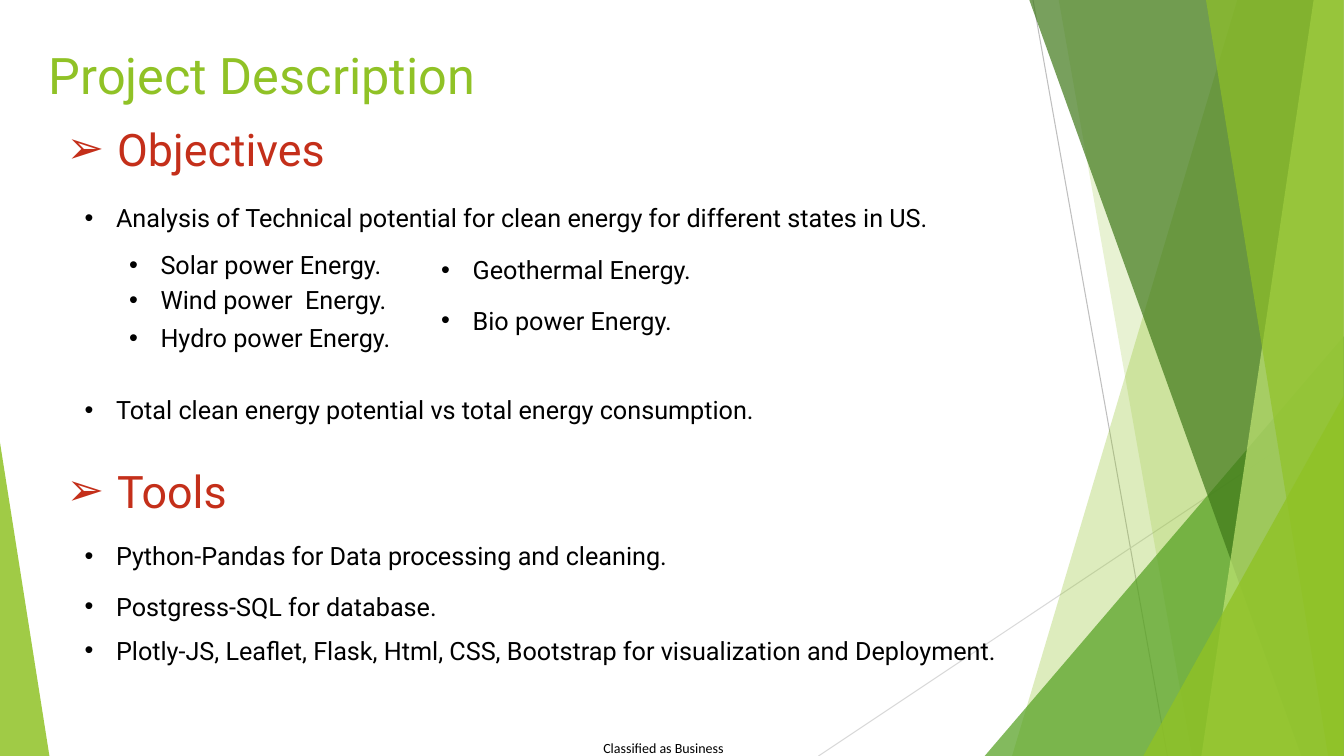
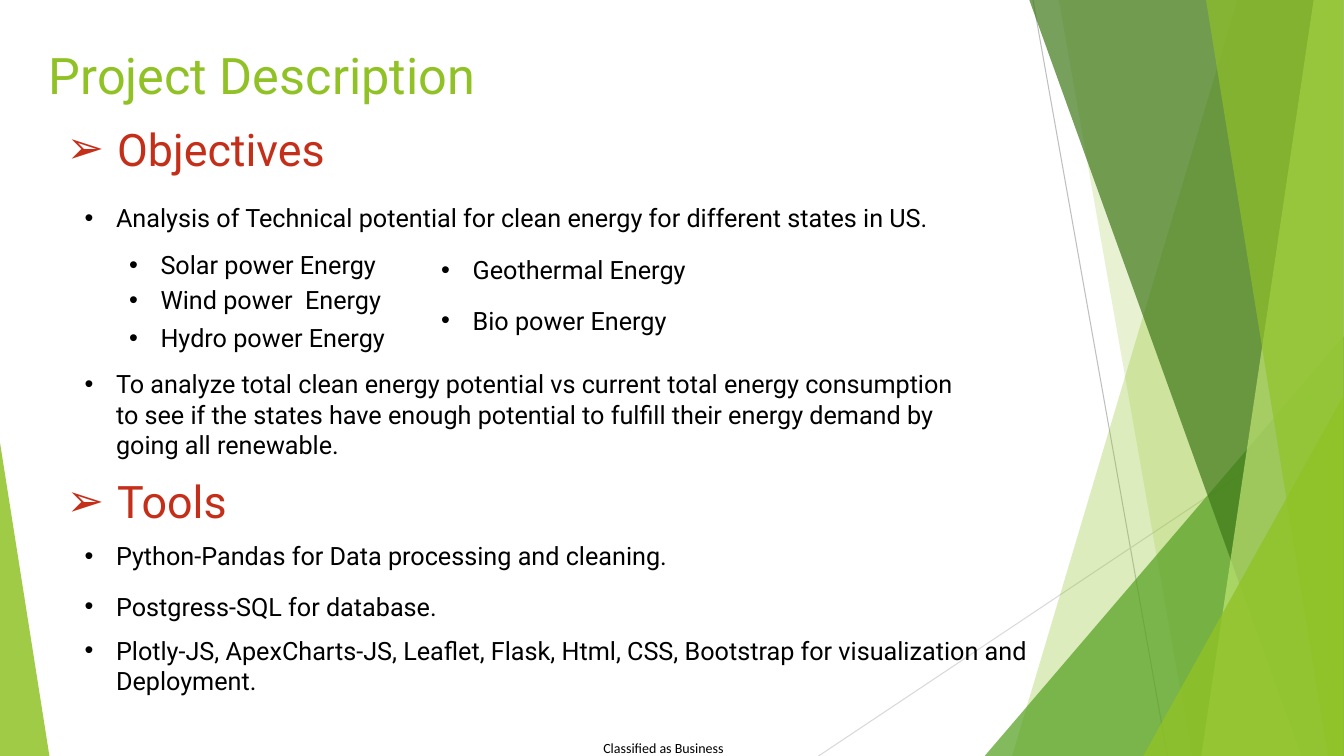
Before and after one commit to ailiushin/group5_project3, a slide deck: slide 2 of Group5_Presentation1.pptx. Drawn at 1344x756 pixels with LibreOffice and Linux fonts; fonts in the diff are those of the drawing. Boxes give left, top, right and bottom in pixels: in the first picture for what was removed or moved away, otherwise in the second. Text is boxed around its words. In the diff, an @@ line names an element or a change of style, - is before the commit and + after.

```diff
--- a/Group5_Presentation1.pptx
+++ b/Group5_Presentation1.pptx
@@ text at bbox=[161, 255, 376, 280]: text changed @@
-• Solar power Energy.
+• Solar power Energy
@@ text at bbox=[473, 260, 686, 285]: text changed @@
-• Geothermal Energy.
+• Geothermal Energy
@@ text at bbox=[161, 290, 381, 315]: text changed @@
-• Wind power Energy.
+• Wind power Energy
@@ text at bbox=[161, 328, 385, 353]: text changed @@
-• Hydro power Energy.
+• Hydro power Energy
@@ text at bbox=[473, 312, 667, 336]: text changed @@
-• Bio power Energy.
+• Bio power Energy
@@ text at bbox=[116, 374, 952, 460]: text changed @@
-• Total clean energy potential vs total energy consumption.
+• To analyze total clean energy potential vs current total energy consumption to see if the states have enough potential to fulfill their energy demand by going all renewable.
@@ text "Tools": place and size @@
-text "Tools" at bbox=[117, 474, 227, 509]
+text "Tools" at bbox=[117, 484, 227, 519]
@@ text at bbox=[116, 641, 1027, 696]: text changed @@
-• Plotly-JS, Leaflet, Flask, Html, CSS, Bootstrap for visualization and Deployment.
+• Plotly-JS, ApexCharts-JS, Leaflet, Flask, Html, CSS, Bootstrap for visualization and Deployment.
```
Also in this commit, not shown: 1 other slide changed, 4 slides added, 1 slide removed, 11 other files.
